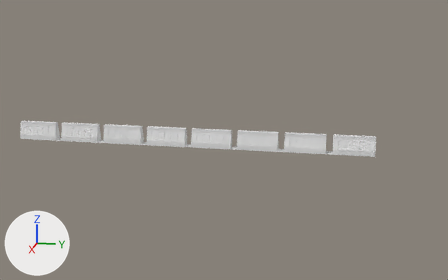
A saved change to the FBX model IsoChai/Assets/RoadBlockLong3ds.FBX.
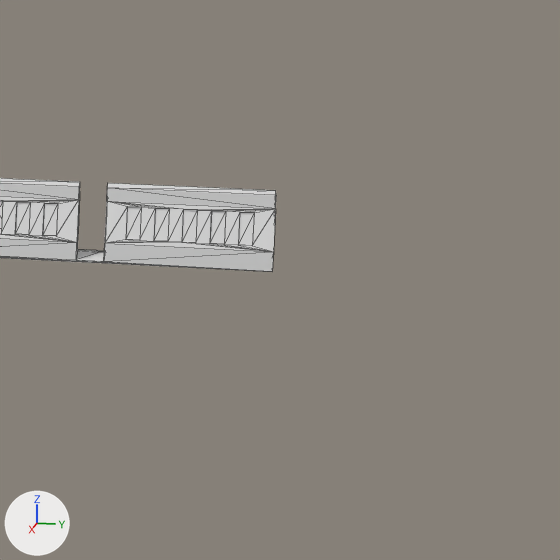
Old and new are each drawn whole from a camera (50 mm lens) standing at (27.46, 15.45, 7.07) and looking at (0.28, 10.02, 0.27) and again close up on the part from 68% to 100% of the width and 31% to 82% of the height. Arrows for +X, +Y and +Z are at lower left; the lights stay in place. The close-ups show mesh edges as thin lines. Where no turn or scale is listed for an object, it has been applied to the vertices. Vertices at the same position are counted once.

Objects in the first close-up: 'Untitled'.
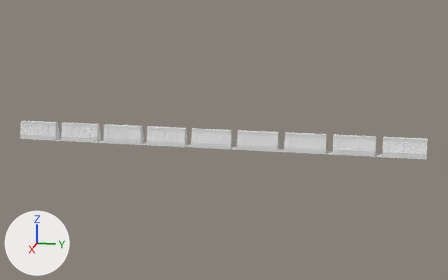
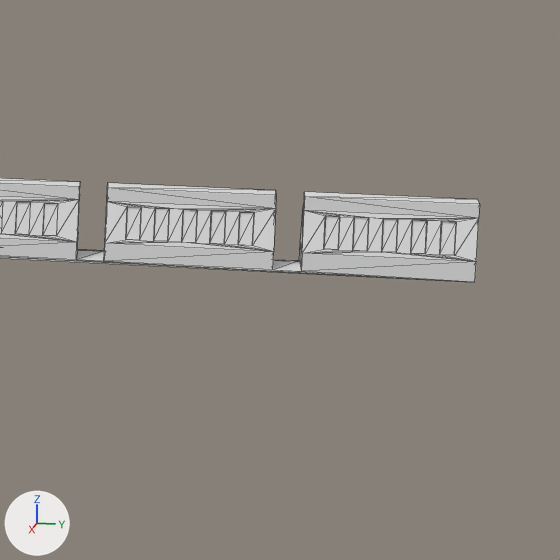
Commit message: Scene Changes
Added RoadBlock

Edits to the bpy script that builds the scene:
```text
Change me_mesh:
    used by ob_untitled; location = (0.0, 0.0, 0.0)
    remove me_mesh.from_pydata(...)  # 768 vertices, 1532 faces; spans x 0.1..0.6, y 0.0..16.8, z -0.1..0.8
    add me_mesh.from_pydata(...)  # 864 vertices, 1724 faces; spans x 0.1..0.6, y 0.0..18.9, z -0.1..0.8
    me_mesh part 1
    18 faces are deleted
    83 vertices are added at x 0.1..0.6, y 17.1..18.9, z -0.1..0.8
    7 new vertices lie (0.1, 0.0, -0.4) away from vertices in x 0.5, y 17.5..18.7, z 0.6
    6 new vertices lie (0.0, 1.8, 0.0) away from vertices in x 0.1..0.6, y 17.1, z -0.1..0.8
    210 new faces join them
```

Pixel boxes [x1, y1, x2, y2] of what changed, in the close-ups (560 x 560 px):
'Untitled', reshaped
    before: [0, 178, 276, 272]
    after: [0, 178, 480, 282]
part 1 of me_mesh, built on
    before: [0, 256, 268, 272]
    after: [0, 192, 480, 282]
